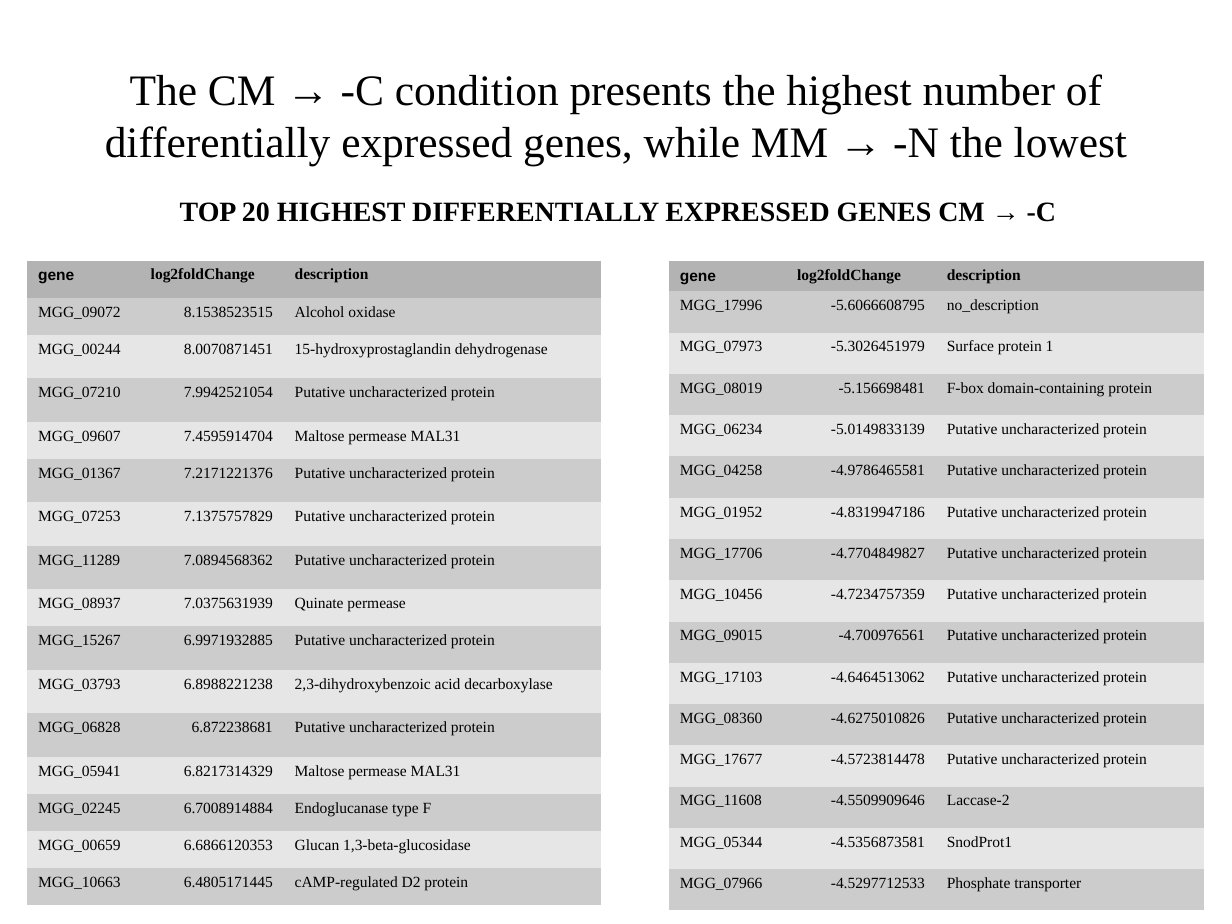
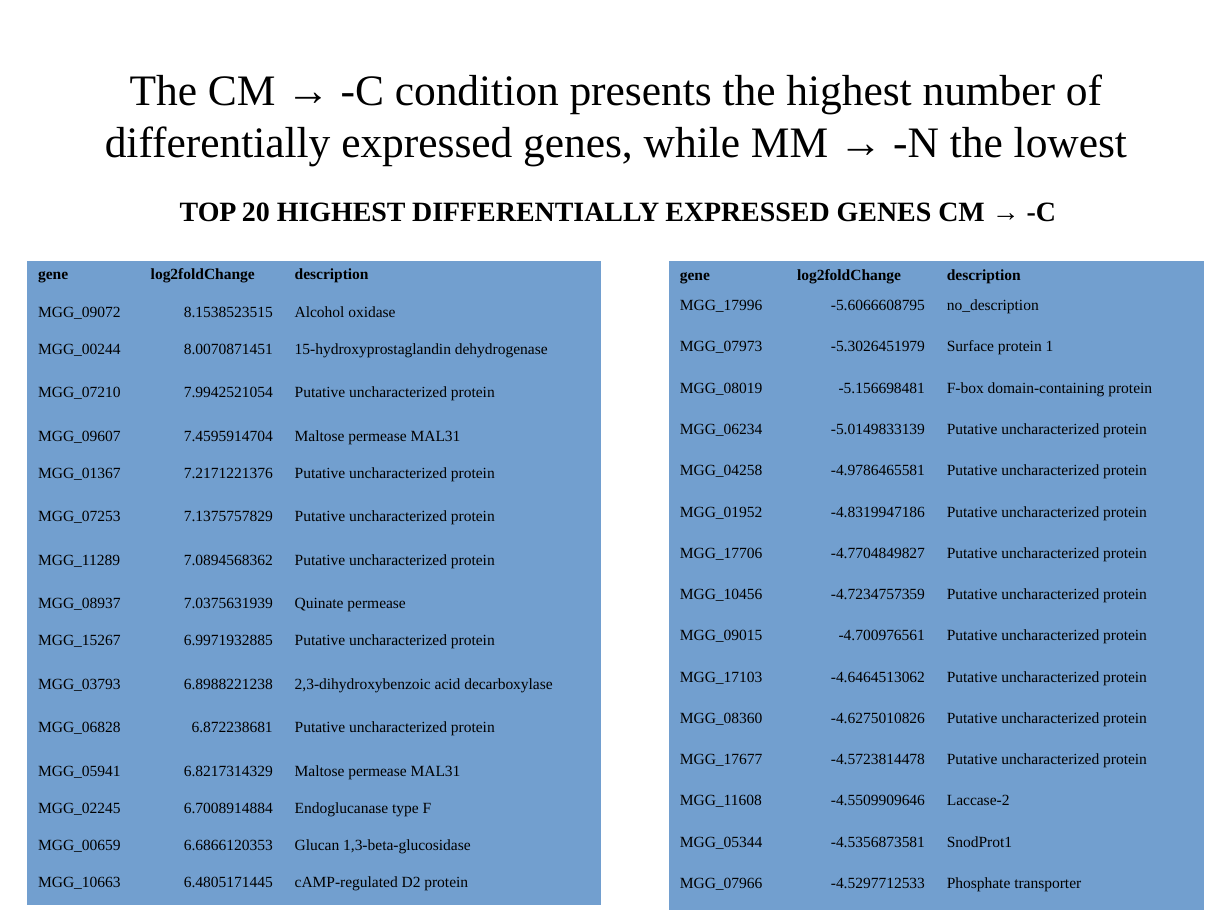
Before and after one commit to wilkinsonlab/m-oryzae-polya, a slide deck: slide 23 of doc/version_21_test/oryzae_presentation.odp. Drawn at 1232x924 pixels with LibreOffice and Linux fonts; fonts in the diff are those of the drawing. Boxes give left, top, right and bottom in pixels: in the first picture for what was removed or moved away, otherwise in the second. Text is boxed around its words. In the diff, an @@ line names an element or a change of style, - is before the commit and + after.

```diff
--- a/doc/version_21_test/oryzae_presentation.odp
+++ b/doc/version_21_test/oryzae_presentation.odp
@@ table at (x1=27, y1=260, x2=601, y2=906) @@
@@ fill #B3B3B3 to #729FCF in row 1 @@
@@ fill #CCCCCC to #729FCF in 24 cells @@
@@ fill #E6E6E6 to #729FCF in 21 cells @@
@@ font Arial to Times New Roman in "gene" @@
@@ table at (x1=670, y1=262, x2=1205, y2=910) @@
@@ fill #B3B3B3 to #729FCF in row 1 @@
@@ fill #CCCCCC to #729FCF in 24 cells @@
@@ fill #E6E6E6 to #729FCF in 21 cells @@
@@ font Arial to Times New Roman in "gene" @@
```
Also in this commit, not shown: 28 other slides changed, 2 slides added, 1 slide removed, 6 other files.
